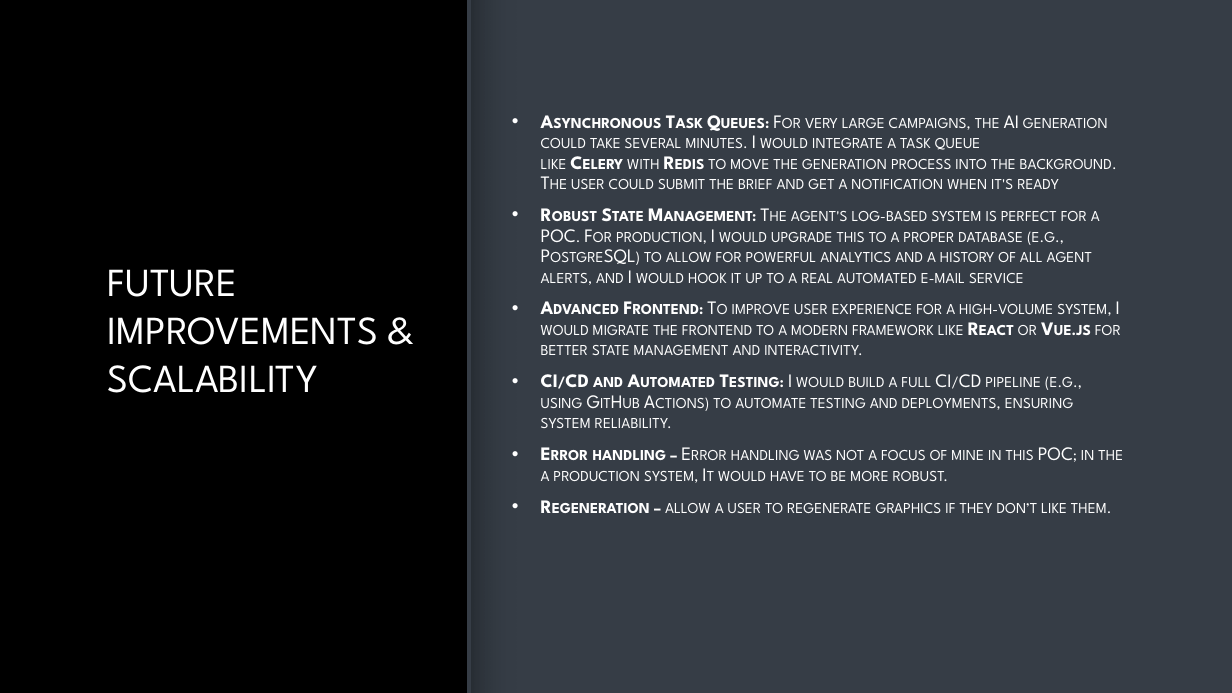
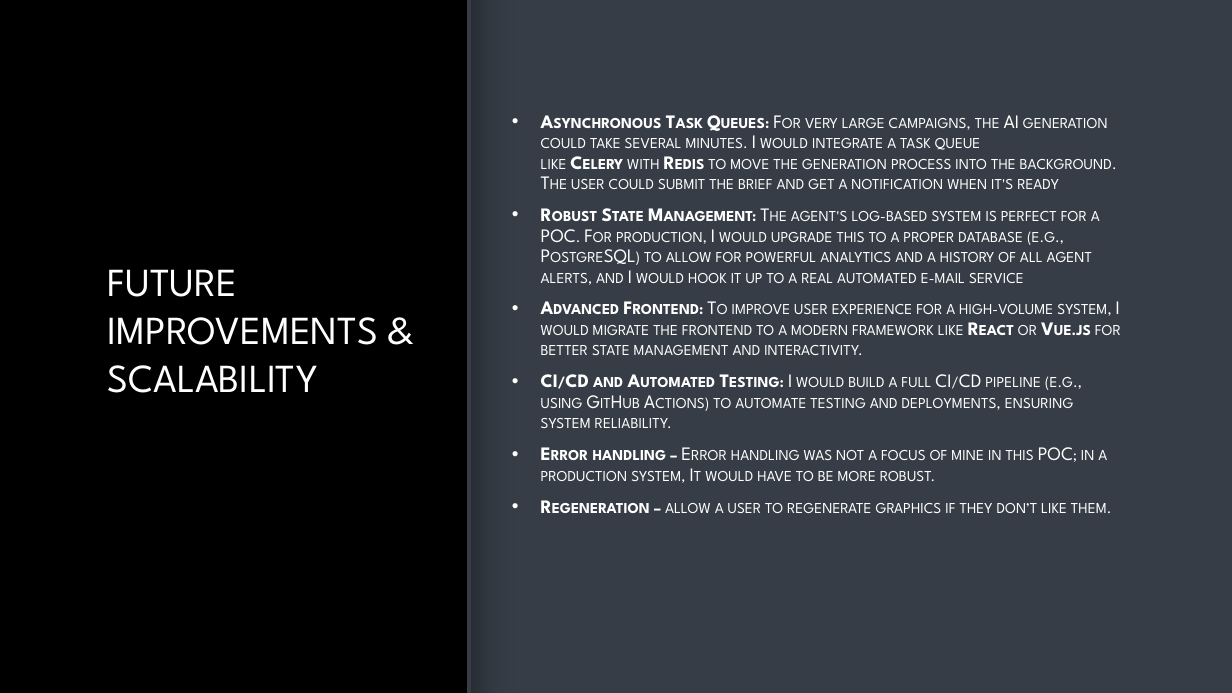
Before and after one commit to luke-anglin/FDE_Take_Home, a slide deck: slide 11 of FDE_Presentation.pptx. Drawn at 1232x693 pixels with LibreOffice and Linux fonts; fonts in the diff are those of the drawing; background and template pictures are left out. Boxes give left, top, right and bottom in pixels: in the first picture for what was removed or moved away, otherwise in the second. Text is boxed around its words. In the diff, an @@ line names an element or a change of style, - is before the commit and + after.

```diff
--- a/FDE_Presentation.pptx
+++ b/FDE_Presentation.pptx
@@ text at <box>541,447,1107,483</box>: text changed @@
-• Error handling – Error handling was not a focus of mine in this POC; in the a production system, It would have to be more robust.
+• Error handling – Error handling was not a focus of mine in this POC; in a production system, It would have to be more robust.
```
Also in this commit, not shown: 3 other files.
